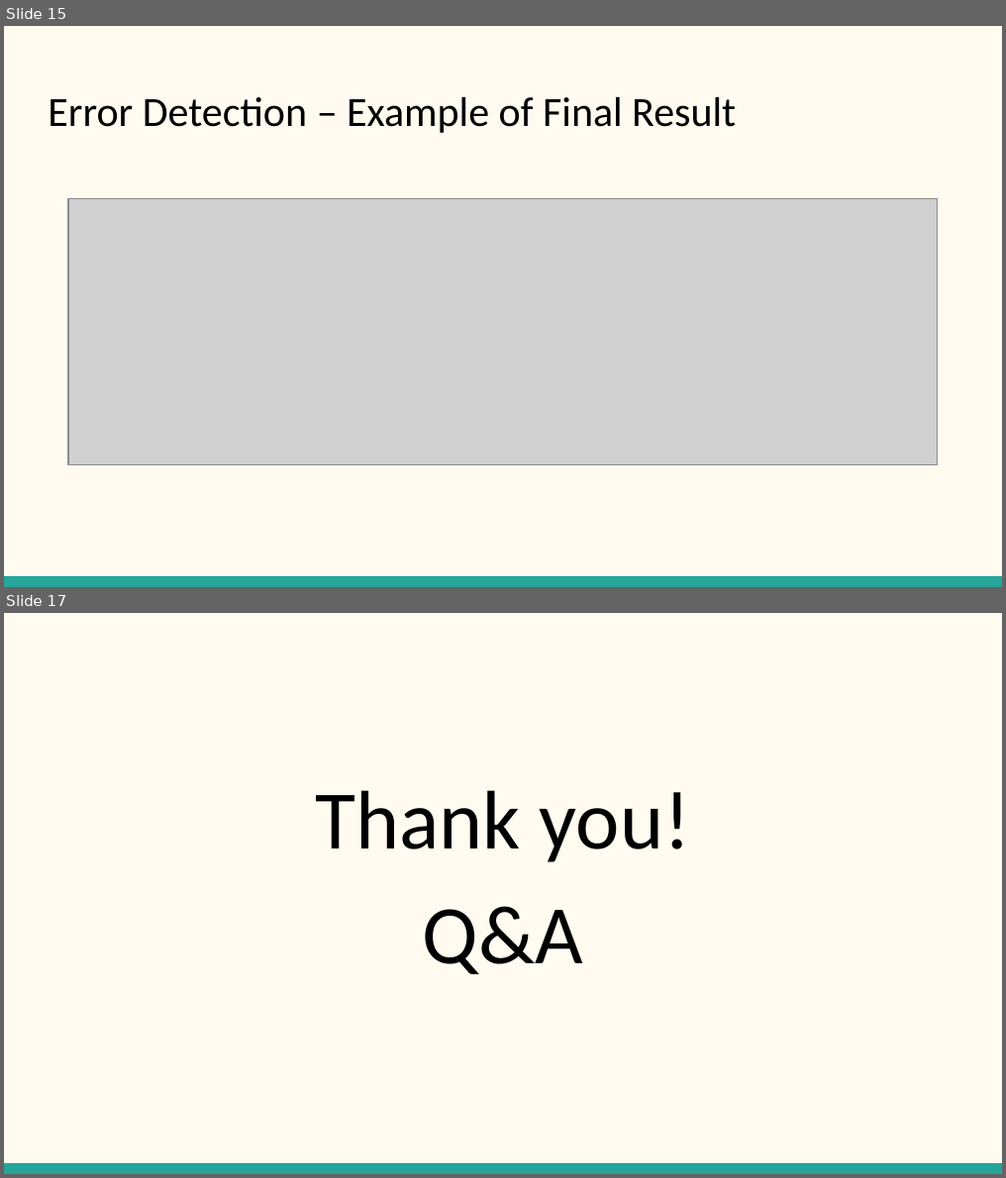
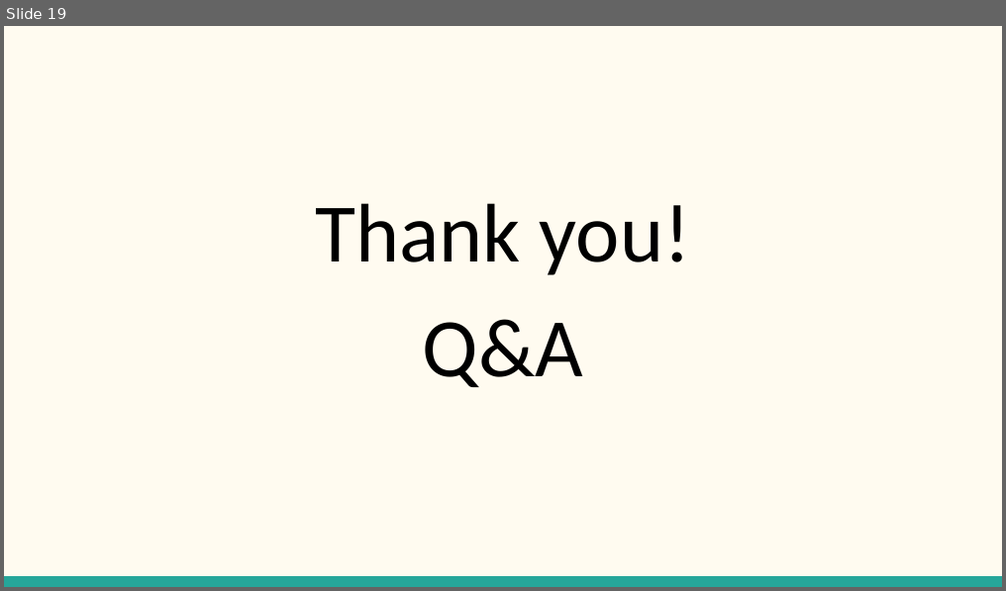
Before and after one commit to TZstatsADS/Fall2018-Project4-sec1--sec1proj4_grp6, a slide deck: doc/Sec 1 Proj 4 Group 6.pptx. Shown one above the other, each under a label of ours: slides 15 and 17 before the commit, slide 19 after it; the slides between them are not shown. The pictures are 1006x1178 and 1006x591 pixels, drawn with LibreOffice and Linux fonts; fonts in the diff are those of the drawing; grey boxes stand for pictures. Boxes give left, top, right and bottom in pixels: in the first picture for what was removed or moved away, otherwise in the second. Text is boxed around its words. In the diff, an @@ line names an element or a change of style, - is before the commit and + after.

```diff
--- a/doc/Sec 1 Proj 4 Group 6.pptx
+++ b/doc/Sec 1 Proj 4 Group 6.pptx
@@ slide 15 removed at [4,26,1002,587], background #FFFBF0; not listed: 1 template element that a slide beside it also shows @@
@@ title removed at [48,97,736,133] @@
-Error Detection – Example of Final Result
@@ picture removed at [68,198,937,465] @@
@@ what was slide 17 is now slide 19 @@
```
Also in this commit, not shown: 4 slides added, 1 other slide removed, 4 other files.
